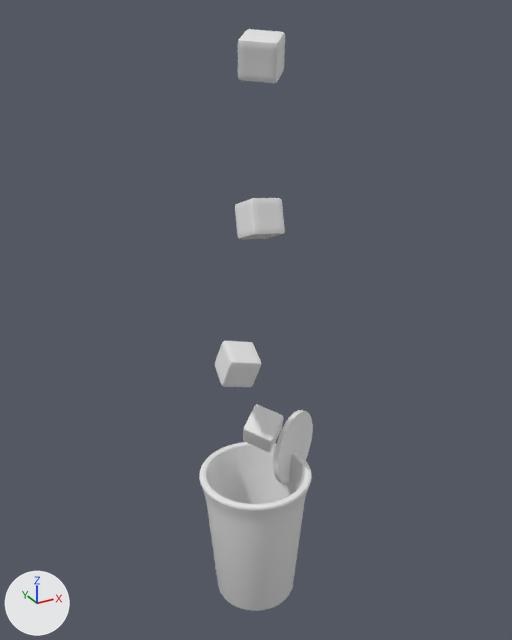
An edit to the OBJ model public/assets/drink-baked/blog0013.obj, drawn before and after from the same camera.
Rendered twice from a camera (50 mm lens) standing at (-7.29, -13.28, 14.6) and looking at (0.25, 0.42, 7.75). Lighting does not change. The marker at lower left points along +X, +Y and +Z. The first picture is the older version. Where no turn or scale is listed for an object, it has been applied to the vertices.
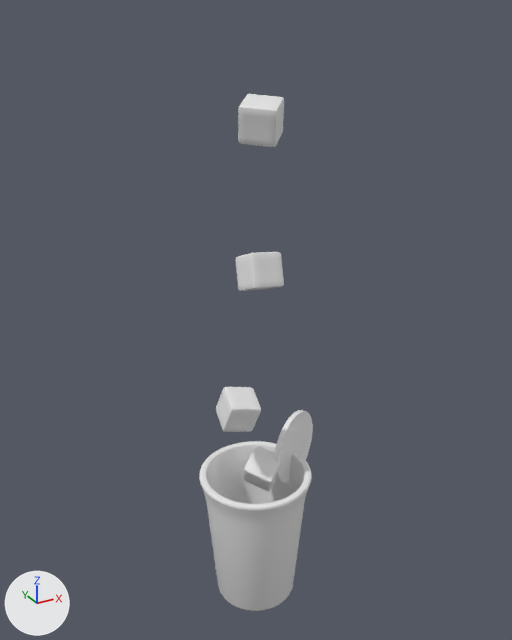
Changed parts and their boxes (x1, y1, x2, y2) in the pictures (512 x 640 px):
```json
{"object": "Cube.003", "change": "moved", "before": [238, 29, 285, 83], "after": [238, 94, 284, 147]}
{"object": "Cube.002", "change": "moved", "before": [235, 198, 285, 239], "after": [235, 252, 284, 291]}
{"object": "Cube.001", "change": "moved", "before": [215, 341, 261, 387], "after": [216, 387, 261, 432]}
{"object": "Cube", "change": "moved", "before": [243, 404, 283, 452], "after": [243, 445, 283, 491]}
```

The change, as JSON lines over the scene's bpy script:
```json
{"block": "me_cube", "where": "# used by ob_cube; location = (0.0, 0.0, 0.0)"}
{"op": "remove", "block": "me_cube", "code": "me_cube.from_pydata(...)  # 386 vertices, 384 faces; spans x -0.254..0.944, y -0.404..0.855, z 4.188..5.365"}
{"op": "add", "block": "me_cube", "code": "me_cube.from_pydata(...)  # 386 vertices, 384 faces; spans x -0.254..0.944, y -0.404..0.855, z 2.96..4.137"}
{"block": "me_cube", "change": "me_cube part 1: the whole mesh is moved by (0.0, 0.0, -1.228)"}
{"block": "me_cube_001", "where": "# used by ob_cube_001; location = (0.0, 0.0, 0.0)"}
{"op": "remove", "block": "me_cube_001", "code": "me_cube_001.from_pydata(...)  # 386 vertices, 384 faces; spans x -0.982..0.03, y -0.511..0.534, z 6.38..7.458"}
{"op": "add", "block": "me_cube_001", "code": "me_cube_001.from_pydata(...)  # 386 vertices, 384 faces; spans x -0.982..0.03, y -0.511..0.534, z 5.152..6.229"}
{"block": "me_cube_001", "change": "me_cube_001 part 2: the whole mesh is moved by (0.0, 0.0, -1.228)"}
{"block": "me_cube_002", "where": "# used by ob_cube_002; location = (0.0, 0.0, 0.0)"}
{"op": "remove", "block": "me_cube_002", "code": "me_cube_002.from_pydata(...)  # 386 vertices, 384 faces; spans x -0.324..0.586, y -0.46..0.554, z 9.812..10.879"}
{"op": "add", "block": "me_cube_002", "code": "me_cube_002.from_pydata(...)  # 386 vertices, 384 faces; spans x -0.324..0.586, y -0.46..0.554, z 8.584..9.651"}
{"block": "me_cube_002", "change": "me_cube_002 part 3: the whole mesh is moved by (0.0, 0.0, -1.228)"}
{"block": "me_cube_003", "where": "# used by ob_cube_003; location = (0.0, 0.0, 0.0)"}
{"op": "remove", "block": "me_cube_003", "code": "me_cube_003.from_pydata(...)  # 386 vertices, 384 faces; spans x -0.579..0.556, y -0.87..0.321, z 13.25..14.224"}
{"op": "add", "block": "me_cube_003", "code": "me_cube_003.from_pydata(...)  # 386 vertices, 384 faces; spans x -0.579..0.556, y -0.87..0.321, z 12.022..12.996"}
{"block": "me_cube_003", "change": "me_cube_003 part 4: the whole mesh is moved by (0.0, 0.0, -1.228)"}
```
